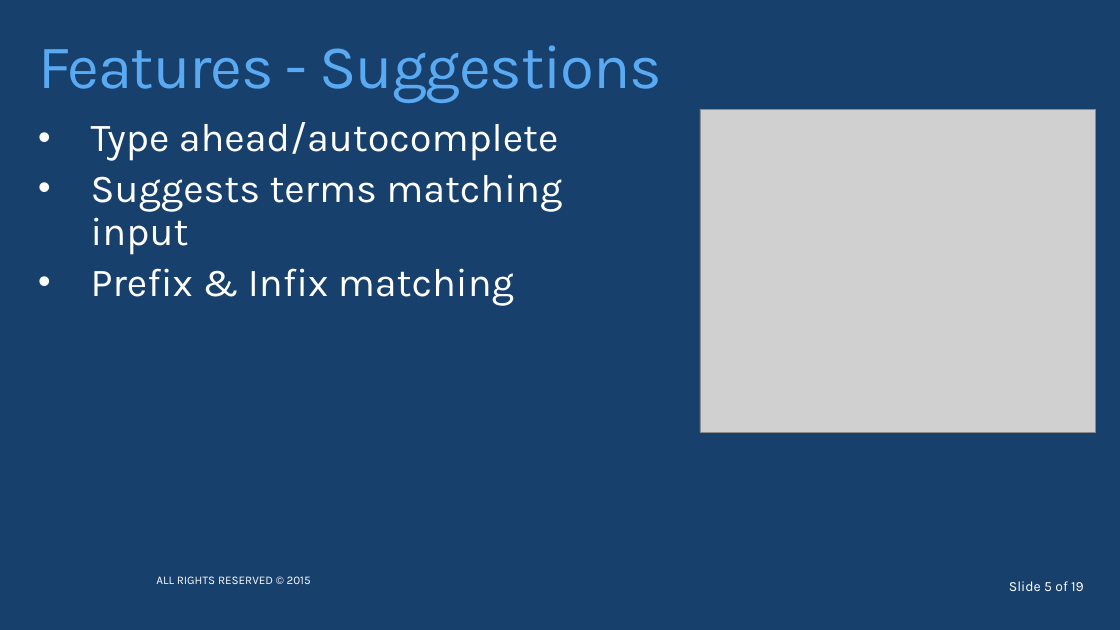
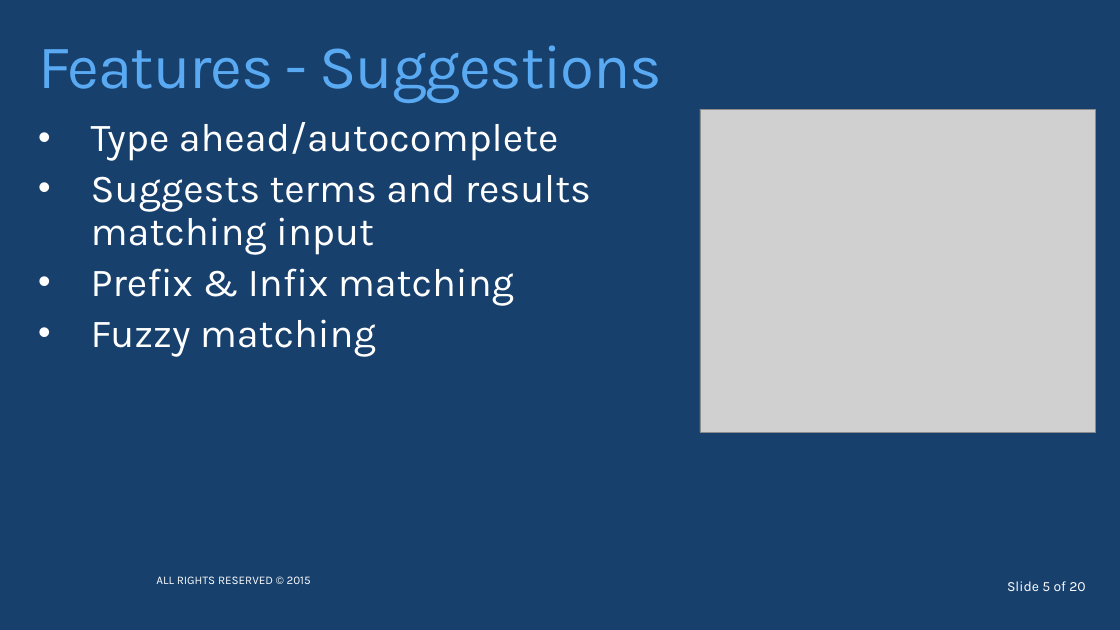
Before and after one commit to timgabrhel/NewCC2015.AzureSearch, a slide deck: slide 5 of NewCC2015.AzureSearch.pptx. Drawn at 1120x630 pixels with LibreOffice and Linux fonts; fonts in the diff are those of the drawing; grey boxes stand for pictures; background and template pictures are left out. Boxes give left, top, right and bottom in pixels: in the first picture for what was removed or moved away, otherwise in the second. Text is boxed around its words. In the diff, an @@ line names an element or a change of style, - is before the commit and + after.

```diff
--- a/NewCC2015.AzureSearch.pptx
+++ b/NewCC2015.AzureSearch.pptx
@@ text at bbox=[91, 175, 591, 255]: text changed @@
-• Suggests terms matching input
+• Suggests terms and results matching input
@@ text at bbox=[91, 319, 376, 357]: paragraph added @@
+• Fuzzy matching
@@ text at bbox=[1007, 581, 1085, 591]: text changed @@
-Slide 5 of 19
+Slide 5 of 20
```
Also in this commit, not shown: 7 other slides changed, 1 slide added, 1 other file.
